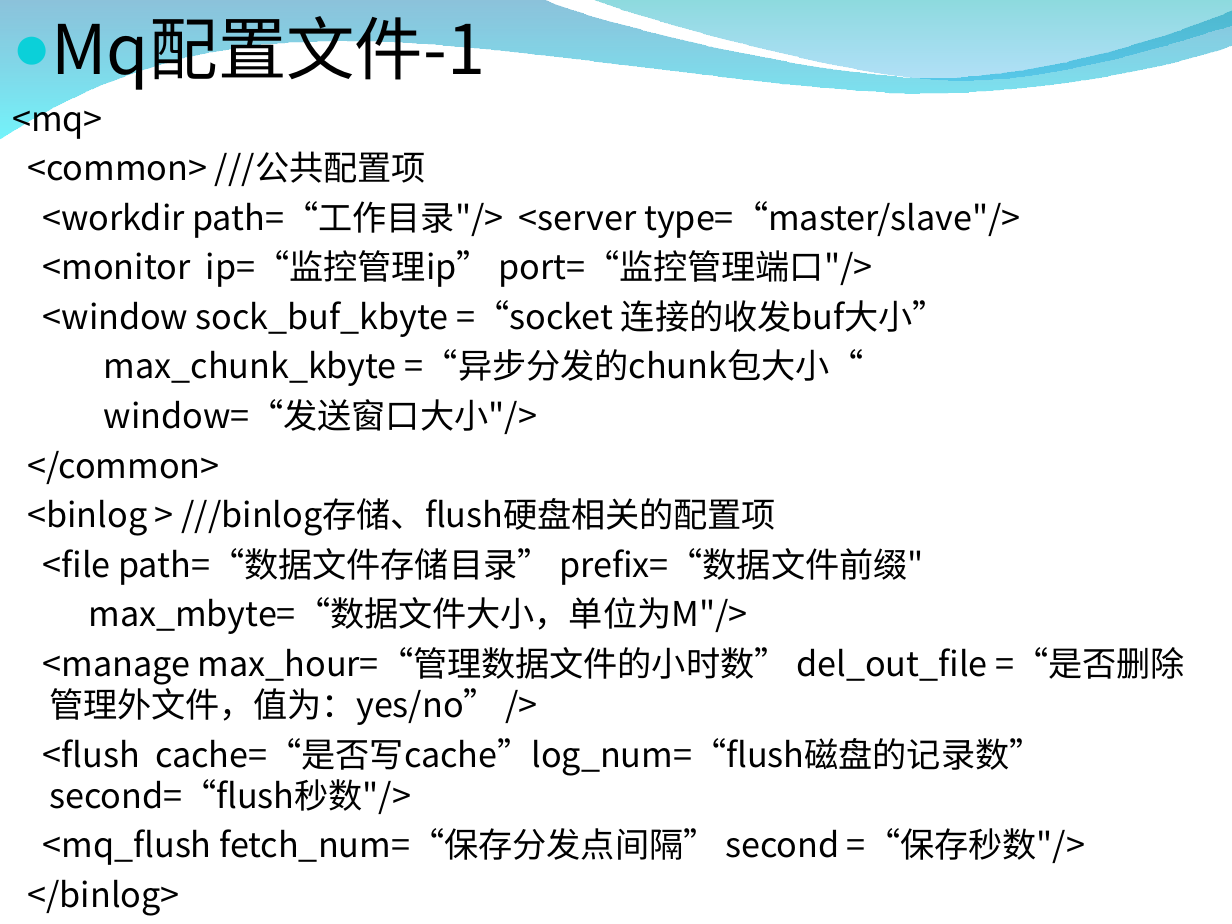
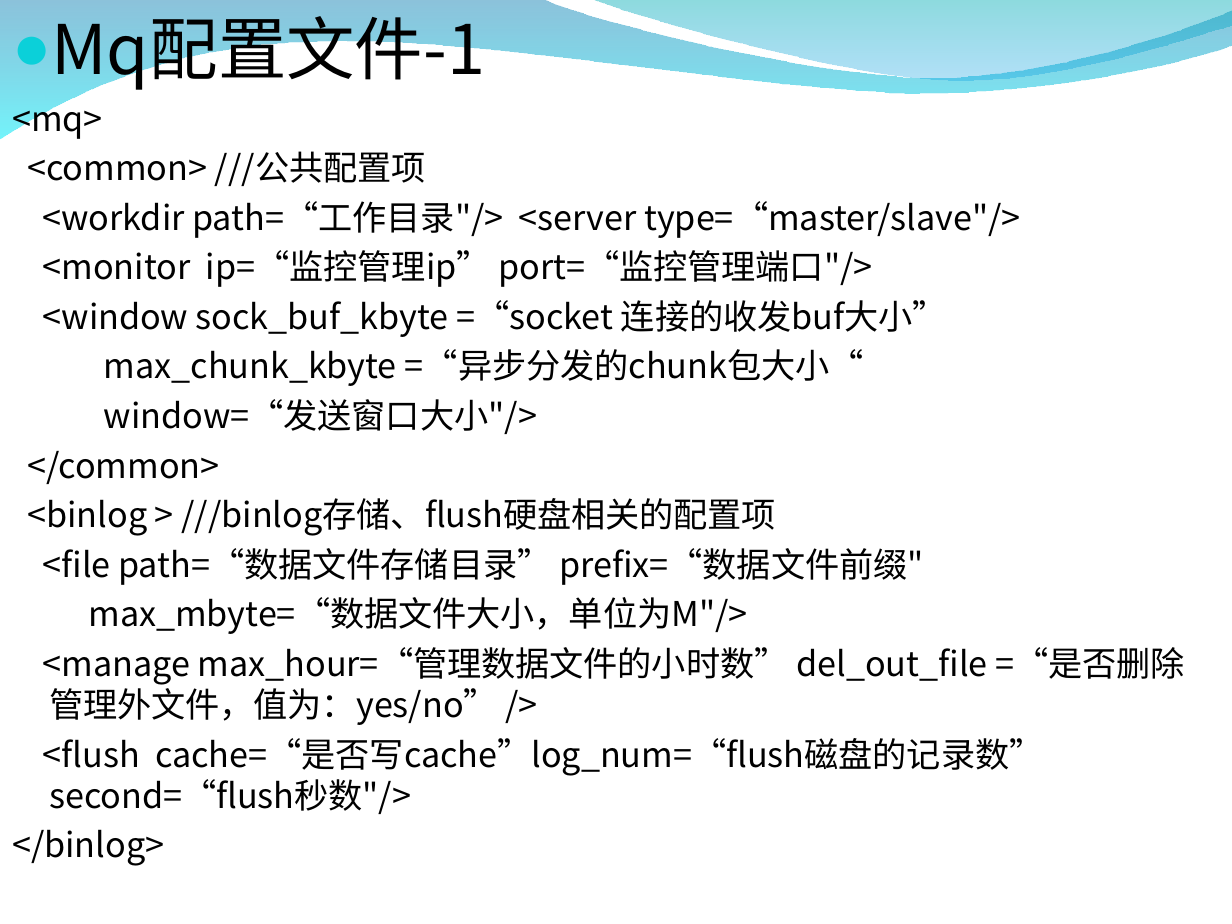
Before and after one commit to burstas/cwinux-mq, a slide deck: slide 9 of mq/doc/mq_introduce.ppt. Drawn at 1232x924 pixels with LibreOffice and Linux fonts; fonts in the diff are those of the drawing; background and template pictures are left out. Boxes give left, top, right and bottom in pixels: in the first picture for what was removed or moved away, otherwise in the second. Text is boxed around its words. In the diff, an @@ line names an element or a change of style, - is before the commit and + after.

```diff
--- a/mq/doc/mq_introduce.ppt
+++ b/mq/doc/mq_introduce.ppt
@@ text at box(43, 828, 1085, 865): paragraph removed @@
-<mq_flush fetch_num=“保存分发点间隔” second =“保存秒数"/>
```
Also in this commit, not shown: 5 other slides changed.
